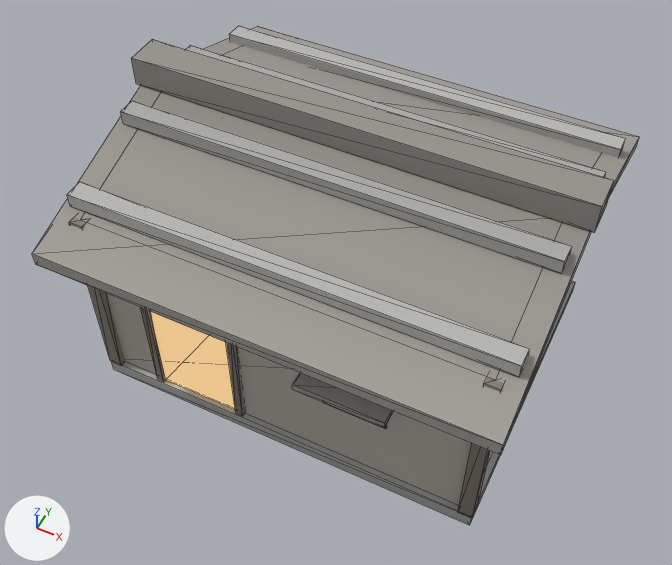
An edit to the glTF model Oxygen/project/Assets/Models/JapaneseCity/JP_Poor_Hut_B.glb, drawn before and after from the same camera.
The view is the same before and after, from a 50 mm camera at (3.51, -5.5, 10.24) aimed at (0.0, 1.5, 1.48). The lights are fixed; the arrows at lower left show +X, +Y and +Z. The older version comes first. Mesh edges are drawn as thin lines. Vertices at exactly the same position are counted once.

Names of what the first picture shows: 'JP_Poor_Hut_B'.
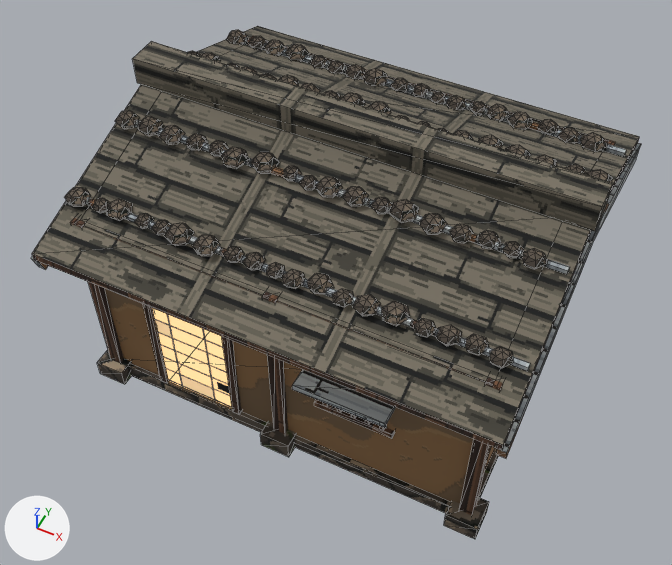
Location of each change, [x1, y1, x2, y2] in pixels of the pictures (672 x 565 px):
'JP_Poor_Hut_B', reshaped: before [32, 26, 640, 525]; after [31, 26, 641, 539]
part 1 of me_jp_poor_hut_b, added (mostly hidden): after [130, 364, 498, 513]
part 2 of me_jp_poor_hut_b, added: after [97, 350, 132, 384]
part 3 of me_jp_poor_hut_b, added: after [260, 421, 297, 457]
part 4 of me_jp_poor_hut_b, added: after [444, 498, 489, 539]
part 5 of me_jp_poor_hut_b, rebuilt (7% taller): before [226, 343, 245, 416]; after [222, 337, 242, 415]
part 6 of me_jp_poor_hut_b, rebuilt: before [150, 312, 235, 410]; after [152, 308, 232, 408]
part 7 of me_jp_poor_hut_b, rebuilt: before [140, 307, 166, 382]; after [143, 304, 169, 383]
part 8 of me_jp_poor_hut_b, cut back: before [32, 26, 639, 525]; after [31, 30, 641, 515]
part 9 of me_jp_poor_hut_b, recoloured (darker): [32, 85, 640, 254] in both
part 10 of me_jp_poor_hut_b, recoloured (grey to brown): [106, 293, 493, 503] in both
part 11 of me_jp_poor_hut_b, recoloured (darker): [32, 26, 640, 445] in both

Edits to the bpy script that builds the scene:
```text
Add mat_jp_shoji_patched:
    mat_jp_shoji_patched = bpy.data.materials.new('JP_Shoji_Patched')
    # colours: beige #ffce90, mixed with the vertex colours
    # uses the picture img_jp_shoji_patched
    # uses the picture img_jp_shoji_patched_emi
Add mat_jp_stone_rough:
    mat_jp_stone_rough = bpy.data.materials.new('JP_Stone_Rough')
    # uses the picture img_jp_stone_rough
Add mat_jp_mat_opening:
    mat_jp_mat_opening = bpy.data.materials.new('JP_Mat_Opening')
    # uses the picture img_jp_mat_opening
Add mat_jp_wall_mudstraw:
    mat_jp_wall_mudstraw = bpy.data.materials.new('JP_Wall_MudStraw')
    # uses the picture img_jp_wall_mudstraw
Add mat_jp_wood_weathered:
    mat_jp_wood_weathered = bpy.data.materials.new('JP_Wood_Weathered')
    # uses the picture img_jp_wood_weathered
Add mat_jp_wood_cedardark:
    mat_jp_wood_cedardark = bpy.data.materials.new('JP_Wood_CedarDark')
    # uses the picture img_jp_wood_cedardark
Add mat_jp_roof_plank:
    mat_jp_roof_plank = bpy.data.materials.new('JP_Roof_Plank')
    # uses the picture img_jp_roof_plank
Change me_jp_poor_hut_b:
    remove me_jp_poor_hut_b.from_pydata(...)  # 126 vertices, 192 faces; spans x -2.85..2.85, y -0.55..4.55, z 0.0..3.77
    remove me_jp_poor_hut_b.materials.append(mat_jp_gb_stone)
    remove me_jp_poor_hut_b.materials.append(mat_jp_gb_glow)
    remove me_jp_poor_hut_b.materials.append(mat_jp_gb_wood)
    remove me_jp_poor_hut_b.materials.append(mat_jp_gb_opening)
    add me_jp_poor_hut_b.from_pydata(...)  # 1688 vertices, 2946 faces; spans x -2.85..2.85, y -0.55..4.55, z 0.0..3.75
    me_jp_poor_hut_b part 1: a new loose piece, a box spanning x -2.56..2.56, y -0.06..4.06, z 0.0..0.2, in mat_jp_stone_rough
    me_jp_poor_hut_b part 2: a new loose piece, a box spanning x -2.7..-2.3, y -0.22..0.18, z 0.0..0.25, in mat_jp_stone_rough
    me_jp_poor_hut_b part 3: a new loose piece, a box spanning x -0.2..0.2, y -0.22..0.18, z 0.0..0.25, in mat_jp_stone_rough
    me_jp_poor_hut_b part 4: a new loose piece, a box spanning x 2.3..2.7, y -0.22..0.18, z 0.0..0.25, in mat_jp_stone_rough
    me_jp_poor_hut_b part 5: the loose piece of 8 vertices spanning x -0.65..-0.55, y -0.06..0.02, z 0.2..2.15 is rebuilt with 8 vertices and now spans x -0.7..-0.6, y -0.06..0.04, z 0.2..2.15, in mat_jp_wood_cedardark
    me_jp_poor_hut_b part 6: the loose piece of 8 vertices spanning x -1.75..-0.65, y -0.02..0.1, z 0.2..2.05 is rebuilt with 8 vertices and now spans x -1.7..-0.7, y -0.02..0.06, z 0.2..2.05, in mat_jp_shoji_patched
    me_jp_poor_hut_b part 7: the loose piece of 8 vertices spanning x -1.85..-1.75, y -0.06..0.02, z 0.2..2.15 is rebuilt with 8 vertices and now spans x -1.8..-1.7, y -0.06..0.04, z 0.2..2.15, in mat_jp_wood_cedardark
    me_jp_poor_hut_b part 8: 78 vertices removed from x -2.85..2.85, y -0.55..4.55, z 0.0..3.77; 1608 vertices added at x -2.85..2.85, y -0.55..4.55, z 0.2..3.75
    me_jp_poor_hut_b part 9: 2 kept faces spanning x -2.8..2.8, y -0.55..4.55, z 2.62..3.45 get new vertex colours; the middle colour goes from white #f3f3f3 to white #f4f4f4
    me_jp_poor_hut_b part 10: 12 faces spanning x -2.5..2.5, y 0.0..4.0, z 0.2..3.45 switch from mat_jp_gb_wallc to mat_jp_wall_mudstraw
    me_jp_poor_hut_b part 11: 4 faces spanning x -2.8..2.8, y -0.55..4.55, z 2.62..3.45 switch from mat_jp_gb_roofc to mat_jp_roof_plank
    add me_jp_poor_hut_b.materials.append(mat_jp_stone_rough)
    add me_jp_poor_hut_b.materials.append(mat_jp_shoji_patched)
    add me_jp_poor_hut_b.materials.append(mat_jp_wood_cedardark)
    add me_jp_poor_hut_b.materials.append(mat_jp_mat_opening)
    add me_jp_poor_hut_b.materials.append(mat_jp_wood_weathered)
```
